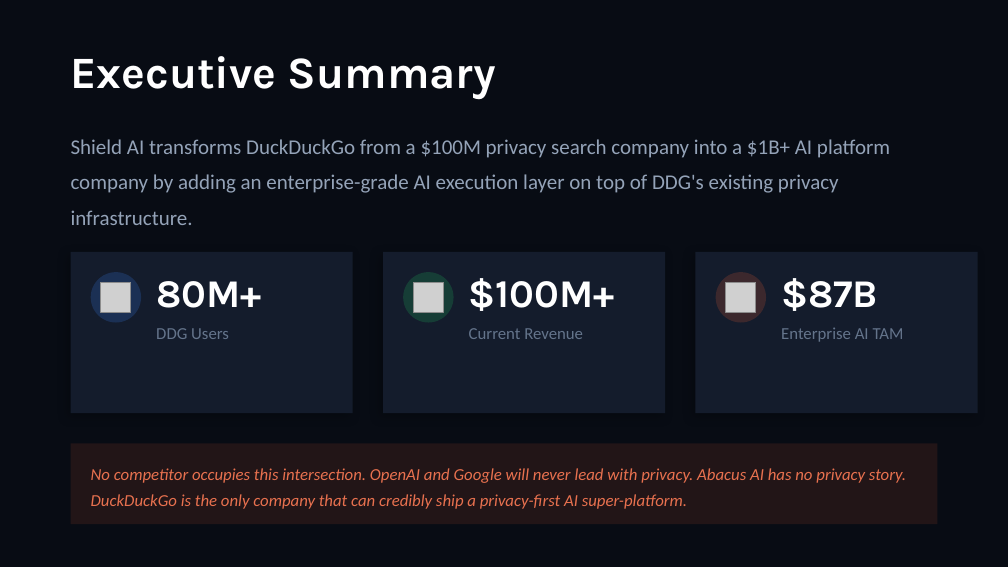
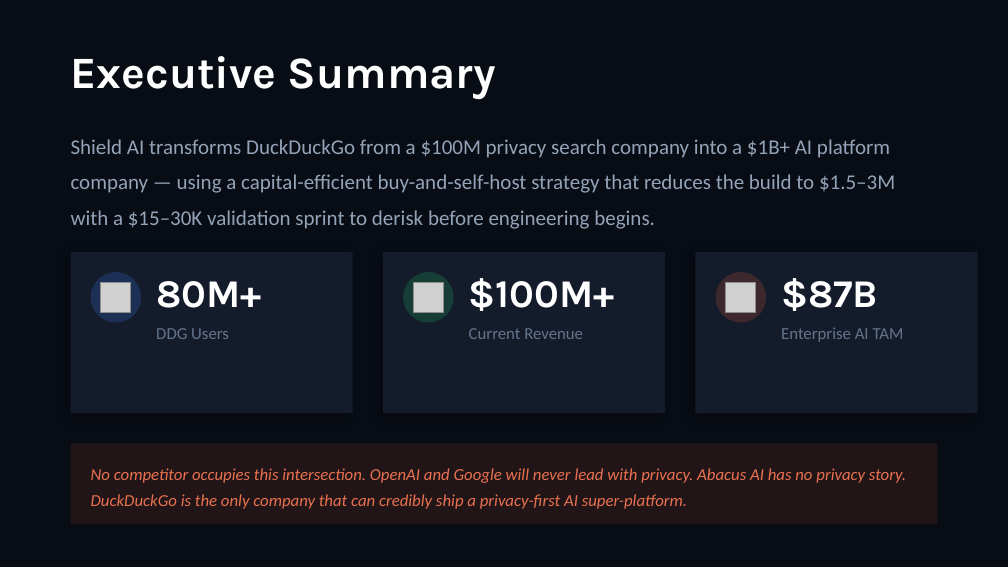
Before and after one commit to jaypast/shield-ai, a slide deck: slide 2 of proposal/shield-ai-proposal.pptx. Drawn at 1008x567 pixels with LibreOffice and Linux fonts; fonts in the diff are those of the drawing; grey boxes stand for pictures. Boxes give left, top, right and bottom in pixels: in the first picture for what was removed or moved away, otherwise in the second. Text is boxed around its words. In the diff, an @@ line names an element or a change of style, - is before the commit and + after.

```diff
--- a/proposal/shield-ai-proposal.pptx
+++ b/proposal/shield-ai-proposal.pptx
@@ text at (71,139,895,229): text changed @@
-Shield AI transforms DuckDuckGo from a $100M privacy search company into a $1B+ AI platform company by adding an enterprise-grade AI execution layer on top of DDG's existing privacy infrastructure.
+Shield AI transforms DuckDuckGo from a $100M privacy search company into a $1B+ AI platform company — using a capital-efficient buy-and-self-host strategy that reduces the build to $1.5–3M with a $15–30K validation sprint to derisk before engineering begins.
```
Also in this commit, not shown: 4 other slides changed.
